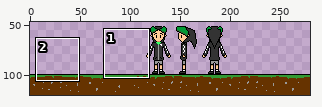
One commit to this pixel-art file: assets/CampIdle/CampIdleScene.aseprite. Above: a wide view before the commit, with the close-up outlined.
Close-up. Earlier state:
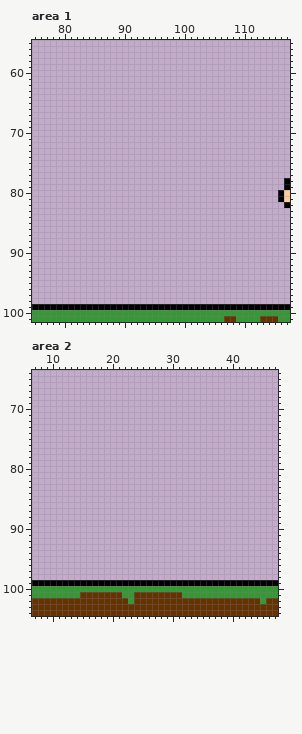
280x120 pixels, 1 frame. Shown: area 1: x 75..117, y 55..101; area 2: x 7..47, y 64..104. The wide view leaves out empty margins.
The same view after the edit:
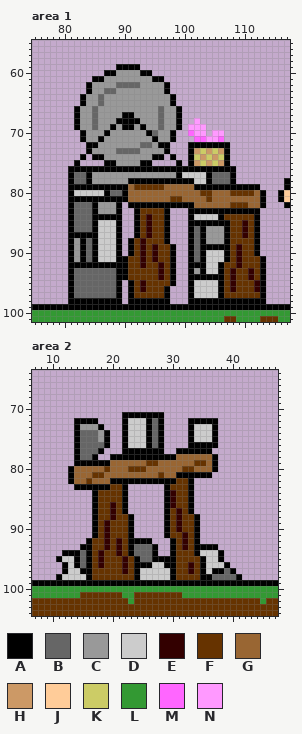
Palette (. is transparent): A #000000  B #666666  C #999999  D #cccccc  E #330000  F #663300  G #996633  H #cc9966  J #ffcc99  K #cccc66  L #339933  M #ff66ff  N #ff99ff
From the commit log: Added missing workbench
Change:
layer "Workbenches/Stonecutter" added
layer "Workbenches/Polisher/Polisher" now shown
layer "Workbenches/Polisher/CrystalBox" now shown
layer "Workbenches/Workbench" now shown
Area 1, layers "Workbenches/Workbench", "Workbenches/Polisher/CrystalBox", "Workbenches/Polisher/Polisher":
y 59: x 89..92 .... -> AAAA
y 60: x 87..94 ........ -> AACCCCAA
y 61: x 85..96 ............ -> AACCCCCCCCAA
y 62: x 84..97 .............. -> ACCCCBBBBCCCCA
y 63: x 84..97 .............. -> ACCBBCCCCCCCCA
y 64..65: x 83..98 ................ -> ACCBCCCCCCCCCCCA
y 66: x 82..99 .................. -> ACCBCCCCCCCCCCBCCA
y 67: x 82..99 .................. -> ACCBCCCCAACCCCBCCA
y 68: x 82..99 .................. -> ACCBCCCAAAACCCBCCA; x 102 . -> N
y 69: x 82..99 .................. -> ACCBCCACAACACCBCCA; x 101..103 ... -> NNN
y 70: x 83..98 ................ -> ACCCACCCCCCABCCA; x 101..103 ... -> MNN; x 105..106 .. -> NN
y 71: x 83..98 ................ -> ACCACCCCCCCCACCA; x 102..106 ..... -> MMNNM
y 72: x 84..97 .............. -> AACCCCCCCBBCAA; x 101..107 ....... -> AAAAAAA
y 73: x 84..97 .............. -> ACCCCBBBBCCCCA; x 101..107 ....... -> AHKHKHA
y 74: x 83 . -> A; x 85..96 ............ -> AACCCCCCCCAA; x 98 . -> A; x 101..107 ....... -> AKHKHKA
y 75: x 82 . -> A; x 87..94 ........ -> AACCCCAA; x 99 . -> A; x 101..107 ....... -> AHKHKHA
y 76: x 81..108 ............................ -> AAAAAAAAAAAAAAAAAAAAAAAAAAAA
y 77: x 81..108 ............................ -> ABBACCCCCCCCCCCCCCADDDDABBBA
y 78: x 81..108 ............................ -> ABBACCCCCCAAAAAAAAAAADDABBBA
y 79: x 81..112 ................................ -> AAAAAAAAAAGFFFFFGGGGGAAAAAAAAAAA
y 80: x 81..113 ................................. -> ADDDDDABBAGGGGGGGGGGGGFFGGGFFFFGA
y 81: x 81..113 ................................. -> AAAAAAAAAAGGGGGGGFFGGGGFGGGGGGGGA
y 82: x 81..89 ......... -> ABBBACCCA; x 91..113 ....................... -> AAAAAAAAAAAGGGGGGFFFGGA
y 83: x 81..89 ......... -> ABBBACCCA; x 92..97 ...... -> AFFFFA; x 101..112 ............ -> AAAAAAAAAAAA
y 84: x 81..89 ......... -> ABBBAAAAA; x 92..97 ...... -> AFEFFA; x 101..112 ............ -> ADDDDAFFFFFA
y 85: x 81..89 ......... -> ABBBADDDA; x 92..97 ...... -> AFEFFA; x 101..112 ............ -> AAAAAAAFFEFA
y 86: x 81..89 ......... -> ABBBADDDA; x 92..97 ...... -> AFEFFA; x 101..112 ............ -> ABACCCAFFEFA
y 87: x 81..89 ......... -> AAAAADDDA; x 92..97 ...... -> AFEFFA; x 101..112 ............ -> ABACCCAFFEFA
y 88: x 81..89 ......... -> ACABADDDA; x 91..97 ....... -> AFEFFFA; x 101..112 ............ -> ABACCCAFFFFA
y 89: x 81..89 ......... -> ACABADDDA; x 91..98 ........ -> AFEFEFFA; x 101..112 ............ -> ABAAAAAFEFFA
y 90: x 81..89 ......... -> ACABADDDA; x 91..98 ........ -> AFEFEFFA; x 101..112 ............ -> ABADDDAFEFFA
y 91: x 81..98 .................. -> ACABADDDAAFFEFEFFA; x 101..113 ............. -> ABADDDAFEFFFA
y 92: x 81..98 .................. -> AAAAAAAAAAFFEFFEFA; x 101..113 ............. -> AAADDAFFEFFFA
y 93: x 81..98 .................. -> ABBBBBBBAAFFFFFEFA; x 101..113 ............. -> ACADDAFEFFEFA
y 94: x 81..98 .................. -> ABBBBBBBAAFFFFFEFA; x 101..113 ............. -> AAAAAAFEFFEFA
y 95: x 81..89 ......... -> ABBBBBBBA; x 91..98 ........ -> AFEFFFFA; x 101..113 ............. -> ADDDDAFEFFFEA
y 96: x 81..89 ......... -> ABBBBBBBA; x 91..97 ....... -> AFEFFFA; x 101..113 ............. -> ADDDDAFEFFFEA
y 97: x 81..89 ......... -> ABBBBBBBA; x 91..97 ....... -> AFFFFFA; x 101..113 ............. -> ADDDDAFFFFFFA
y 98: x 81..89 ......... -> AAAAAAAAA; x 91..97 ....... -> AAAAAAA; x 101..113 ............. -> AAAAAAAAAAAAA
Area 2, layer "Workbenches/Stonecutter":
y 71: x 22..28 ....... -> AAAAAAA
y 72: x 14..17 .... -> AAAA; x 22..28 ....... -> ADDDABA; x 33..37 ..... -> AAAAA
y 73: x 14..18 ..... -> ACCCA; x 22..28 ....... -> ADDDABA; x 33..37 ..... -> ADDDA
y 74..75: x 14..19 ...... -> ABBBCA; x 22..28 ....... -> ADDDABA; x 33..37 ..... -> ADDDA
y 76: x 14..19 ...... -> ABBBBA; x 22..28 ....... -> ADDDABA; x 33..37 ..... -> AAAAA
y 77: x 14..18 ..... -> ABBBA; x 22..28 ....... -> AAAAAAA; x 31..36 ...... -> AAAAAA
y 78: x 14..17 .... -> ABBA; x 20..37 .................. -> AAAAAAAAAAAGGGGGGA
y 79: x 14..37 ........................ -> AAAAAAGGGGGGFFGGGGGGFFGA
y 80: x 13..37 ......................... -> AGGGGGFGGGFFFGGGGGGFFGGGA
y 81: x 13..36 ........................ -> AGGGFFGGGGGGGGGFGGAAAAAA
y 82: x 13..33 ..................... -> AGGFGGGAAAAAAAAAAAFFA
y 83: x 14..22 ......... -> AAAAAAFFA; x 29..33 ..... -> AFFFA
y 84..85: x 17..22 ...... -> AFFFFA; x 29..33 ..... -> AEFFA
y 86: x 17..22 ...... -> AFFEFA; x 29..33 ..... -> AEFFA
y 87: x 17..22 ...... -> AFFEFA; x 29..33 ..... -> AFEFA
y 88: x 17..23 ....... -> AFFEFFA; x 29..34 ...... -> AFEFFA
y 89..90: x 17..23 ....... -> AFEFFFA; x 29..34 ...... -> AFEFFA
y 91: x 17..23 ....... -> AFEFFFA; x 29..34 ...... -> AFFEFA
y 92: x 16..26 ........... -> AFFEFEFAAAA; x 30..34 ..... -> AFEFA
y 93: x 15..27 ............. -> AAFFEFEFABBBA; x 30..37 ........ -> AFEFAAAA
y 94: x 12..27 ................ -> AAABAFEFFEFABBBA; x 30..38 ......... -> AFFFADDDA
y 95: x 11..38 ............................ -> ADDABAFEFFFEFABBAAAAFFFFADDA
y 96: x 12..39 ............................ -> ADABAFEFFFEFAAADDAAFFEFADDDA
y 97: x 12..40 ............................. -> ADDAAFFFFFEFADDDDDAFFEFADAABA
y 98: x 11..41 ............................... -> ADDDDAFFFFFFFADDDDDAFFFFAABBBBA
Pixel boxes of the changes (left, top, right, bottom) in both close-ups:
added: (68, 64, 266, 304)
added: (56, 412, 242, 580)
